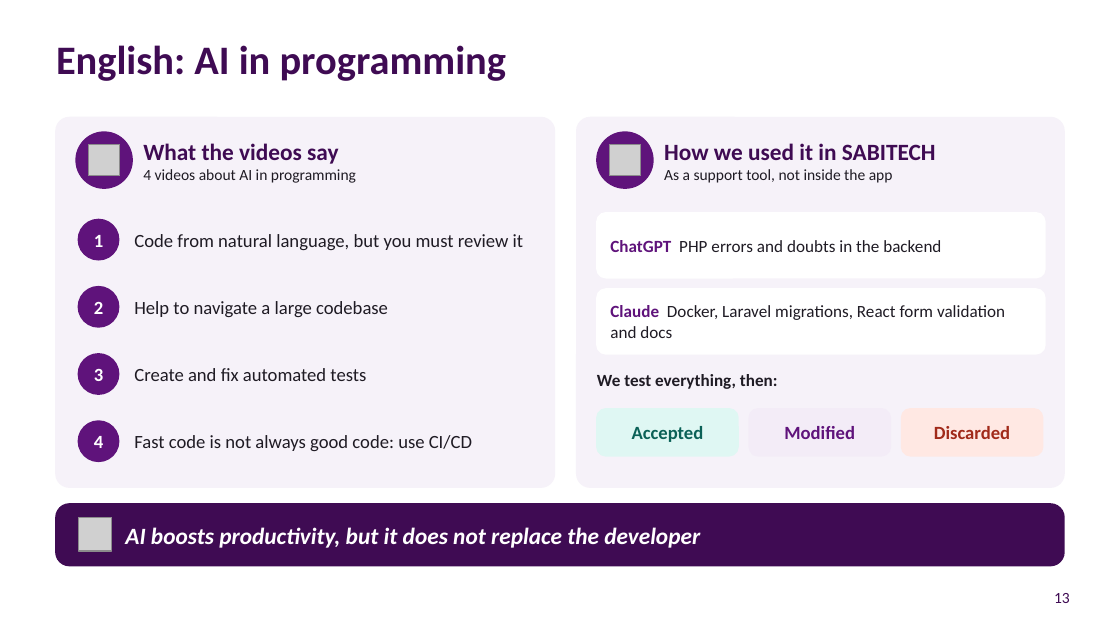
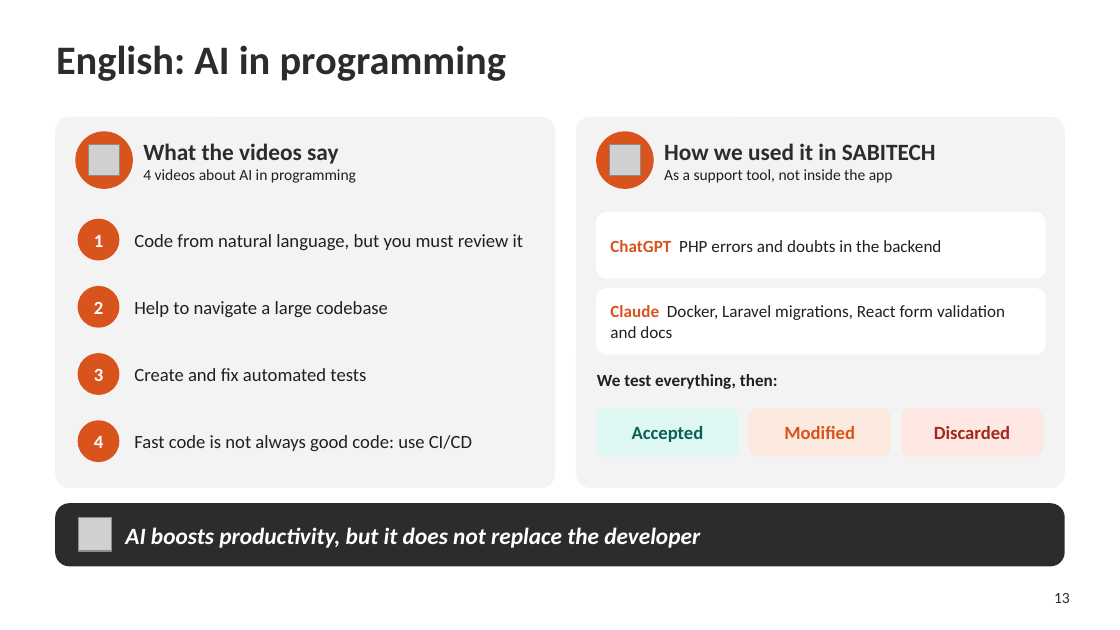
Before and after one commit to pablopedron/SABITECH, a slide deck: slide 13 of documents/Presentacion/07_2_DAW_Intermodular_1Evaluacion_SABITECH_WEB_Presentacion.pptx. Drawn at 1120x630 pixels with LibreOffice and Linux fonts; fonts in the diff are those of the drawing; grey boxes stand for pictures; background and template pictures are left out. Boxes give left, top, right and bottom in pixels: in the first picture for what was removed or moved away, otherwise in the second. Text is boxed around its words. In the diff, an @@ line names an element or a change of style, - is before the commit and + after.

```diff
--- a/documents/Presentacion/07_2_DAW_Intermodular_1Evaluacion_SABITECH_WEB_Presentacion.pptx
+++ b/documents/Presentacion/07_2_DAW_Intermodular_1Evaluacion_SABITECH_WEB_Presentacion.pptx
@@ title "English: AI in programming" at box(56, 45, 507, 81): text colour #3F0B53 to #2B2C2E @@
@@ rounded rectangle at box(56, 118, 554, 487): fill #F6F2F9 to #F3F3F4; outline #F6F2F9 1 pt to #F3F3F4 1 pt @@
@@ rounded rectangle at box(577, 118, 1064, 487): fill #F6F2F9 to #F3F3F4; outline #F6F2F9 1 pt to #F3F3F4 1 pt @@
@@ text "What the videos say" at box(143, 143, 356, 183): text colour #3F0B53 to #2B2C2E in "What the videos say"; text colour #1F1B24 to #1F2023 in "4 videos about AI in programming" @@
@@ fill #5F137B to #D9531C; outline #5F137B 1 pt to #D9531C 1 pt in 6 elements at box(76, 132, 132, 188), box(78, 220, 119, 260), box(78, 287, 119, 327), box(78, 354, 119, 394), box(78, 421, 119, 461), box(597, 132, 653, 188) @@
@@ text "How we used it in ..." at box(664, 143, 936, 183): text colour #3F0B53 to #2B2C2E in "How we used it in SABITECH"; text colour #1F1B24 to #1F2023 in "As a support tool, not inside the ..." @@
@@ text "ChatGPT PHP errors and doubts ..." at box(610, 240, 941, 252): text colour #5F137B to #D9531C in "ChatGPT"; text colour #1F1B24 to #1F2023 in "PHP errors and doubts in the backend" @@
@@ text "Claude Docker, Laravel migrations, React ..." at box(610, 305, 1005, 338): text colour #5F137B to #D9531C in "Claude"; text colour #1F1B24 to #1F2023 in "Docker, Laravel migrations, React form validation and ..." @@
@@ text "Modified" at box(784, 426, 855, 439): text colour #5F137B to #D9531C @@
@@ rounded rectangle at box(749, 409, 890, 456): fill #F3ECF7 to #FCE9DF; outline #F3ECF7 1 pt to #FCE9DF 1 pt @@
@@ rounded rectangle at box(56, 504, 1064, 566): fill #3F0B53 to #2B2C2E; outline #3F0B53 1 pt to #2B2C2E 1 pt @@
@@ page number at box(1054, 593, 1070, 603): text colour #3F0B53 to #2B2C2E @@
```
Also in this commit, not shown: 14 other slides changed.
